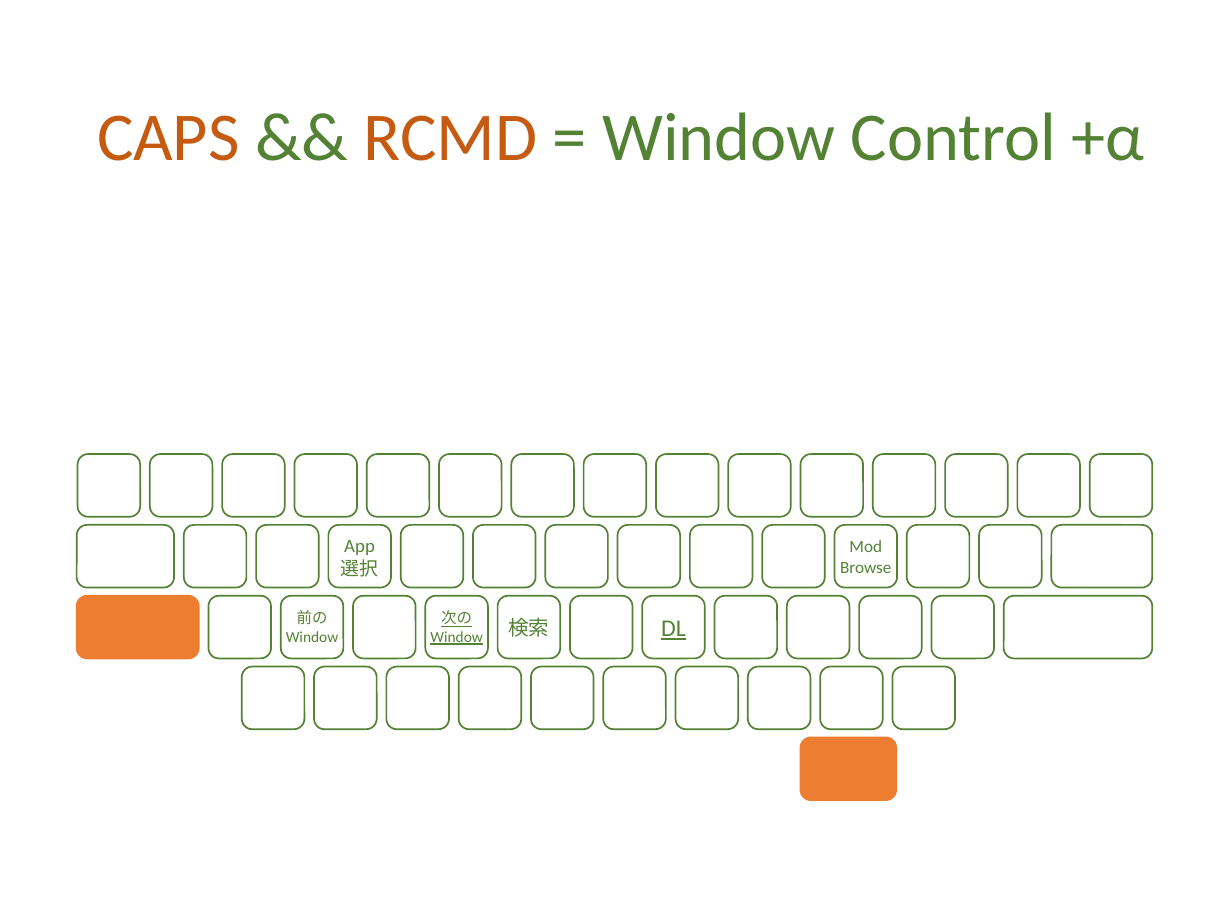
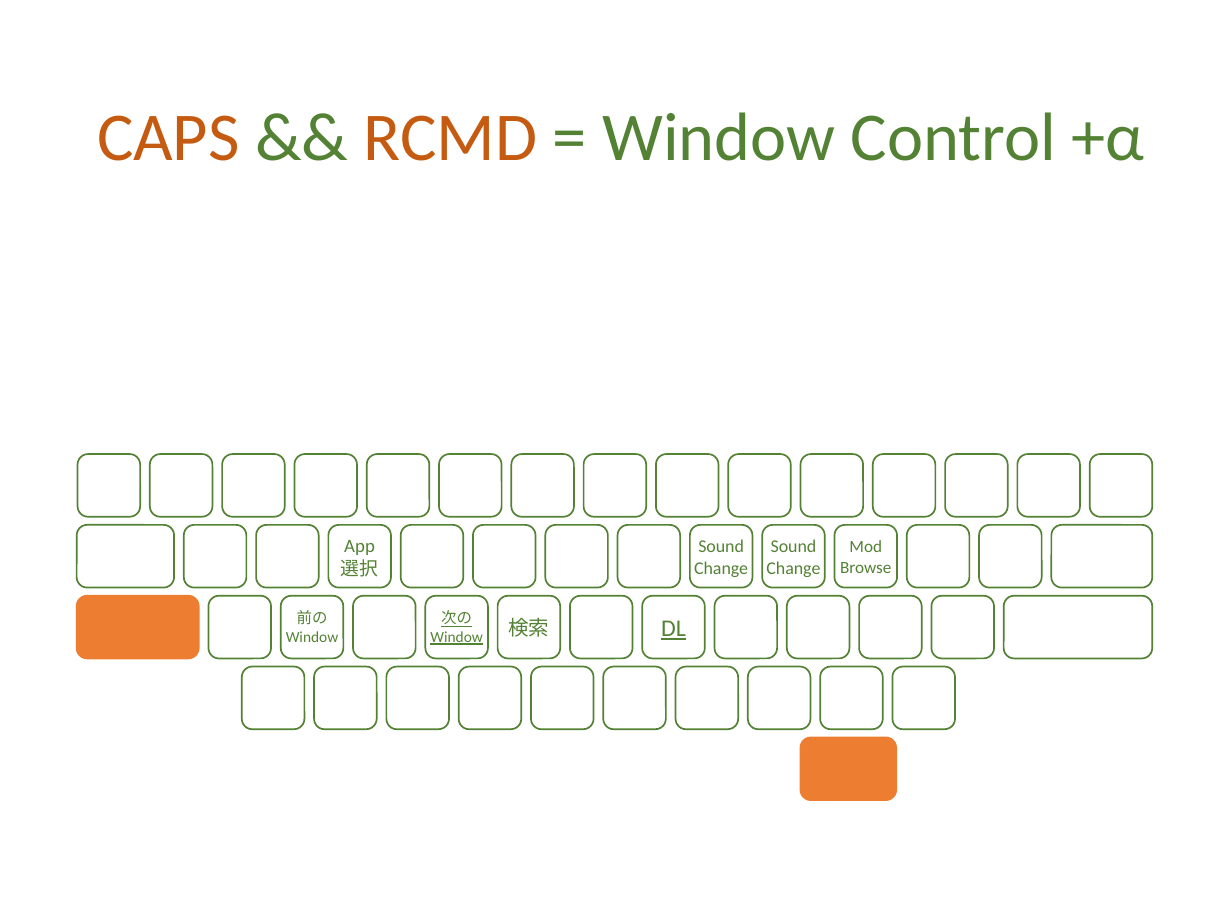
Before and after one commit to ittooo66/myAHK, a slide deck: slide 9 of MANUAL.pptx. Drawn at 1232x924 pixels with LibreOffice and Linux fonts; fonts in the diff are those of the drawing. Boxes give left, top, right and bottom in pixels: in the first picture for what was removed or moved away, otherwise in the second. Text is boxed around its words. In the diff, an @@ line names an element or a change of style, - is before the commit and + after.

```diff
--- a/MANUAL.pptx
+++ b/MANUAL.pptx
@@ text in rounded rectangle at bbox=[694, 539, 748, 577]: text added @@
+Sound
+Change
@@ text in rounded rectangle at bbox=[766, 539, 820, 577]: text added @@
+Sound
+Change
```
Also in this commit, not shown: 4 other slides changed.
